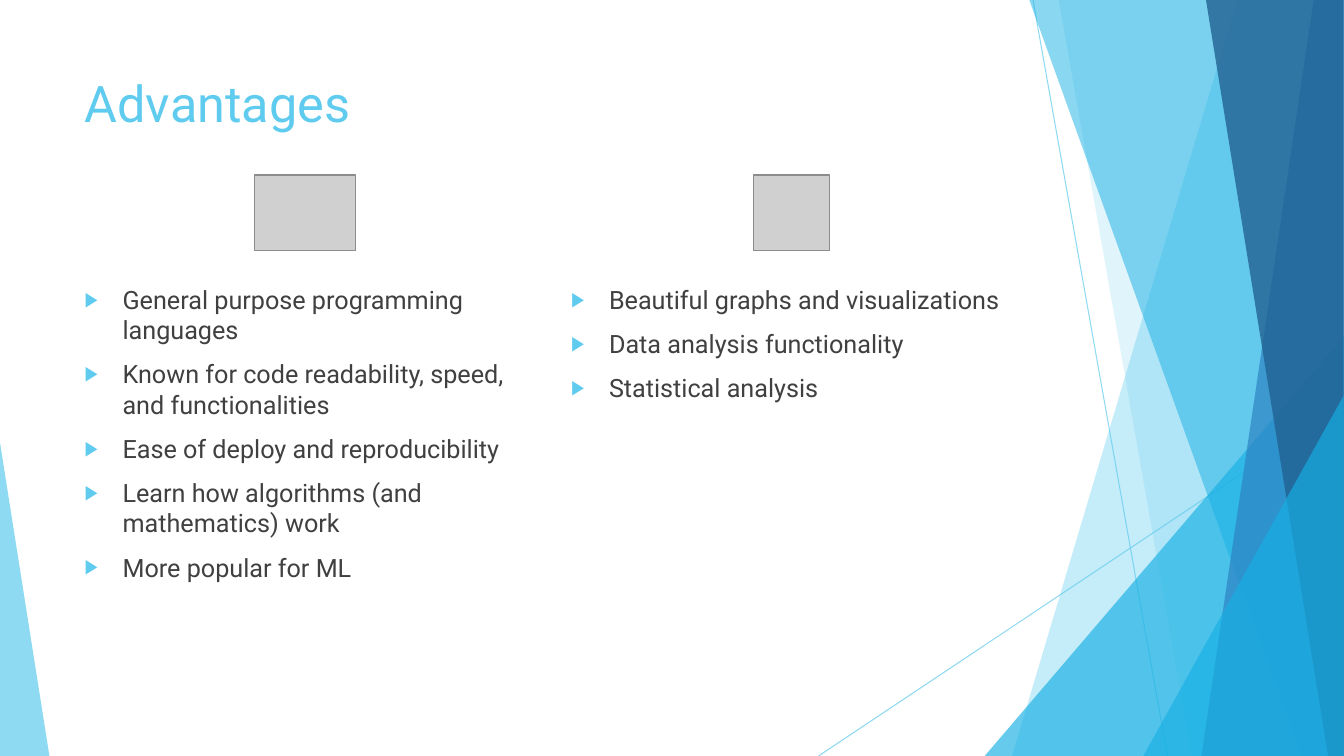
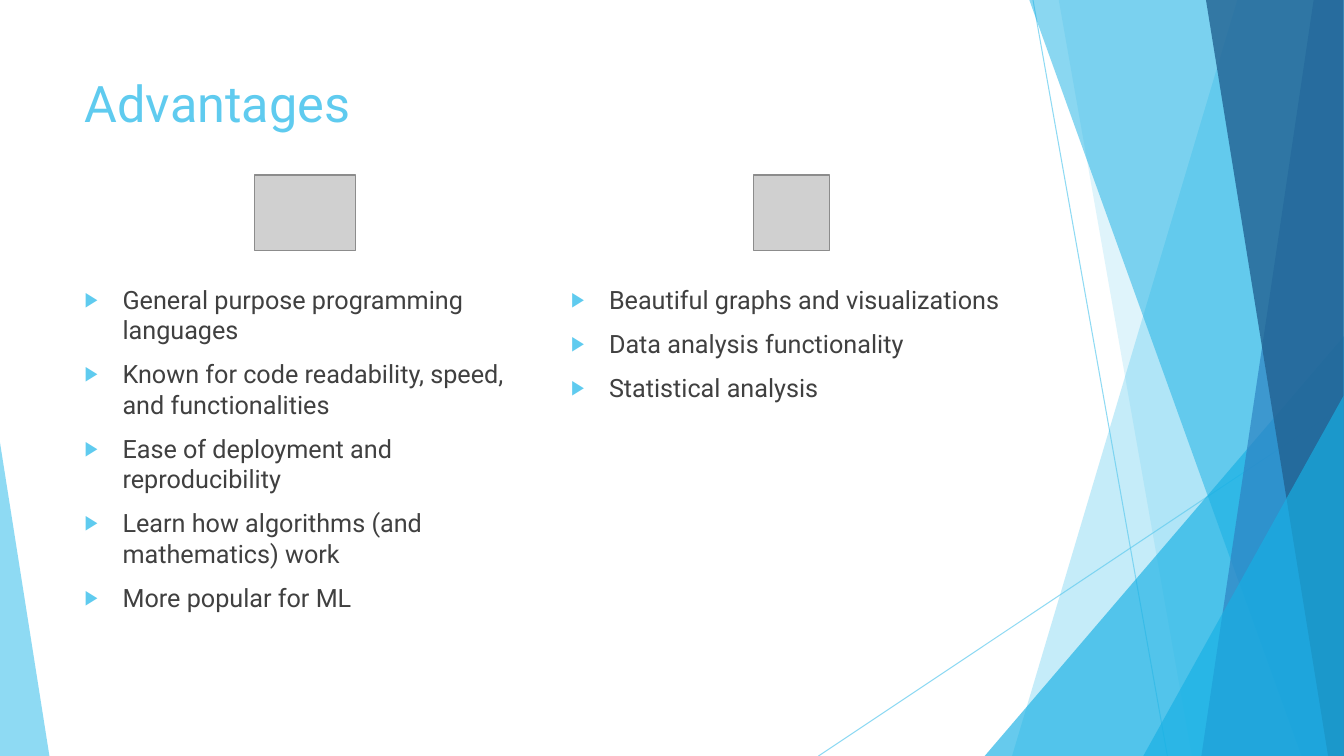
Before and after one commit to chrisholt0222/PythonvsR, a slide deck: slide 9 of Python vs R.pptx. Drawn at 1344x756 pixels with LibreOffice and Linux fonts; fonts in the diff are those of the drawing; grey boxes stand for pictures. Boxes give left, top, right and bottom in pixels: in the first picture for what was removed or moved away, otherwise in the second. Text is boxed around its words. In the diff, an @@ line names an element or a change of style, - is before the commit and + after.

Commit message:
update02_25

```diff
--- a/Python vs R.pptx
+++ b/Python vs R.pptx
@@ text at <box>123,439,392,494</box>: text changed @@
-▶ Ease of deploy and reproducibility
+▶ Ease of deployment and reproducibility
```
